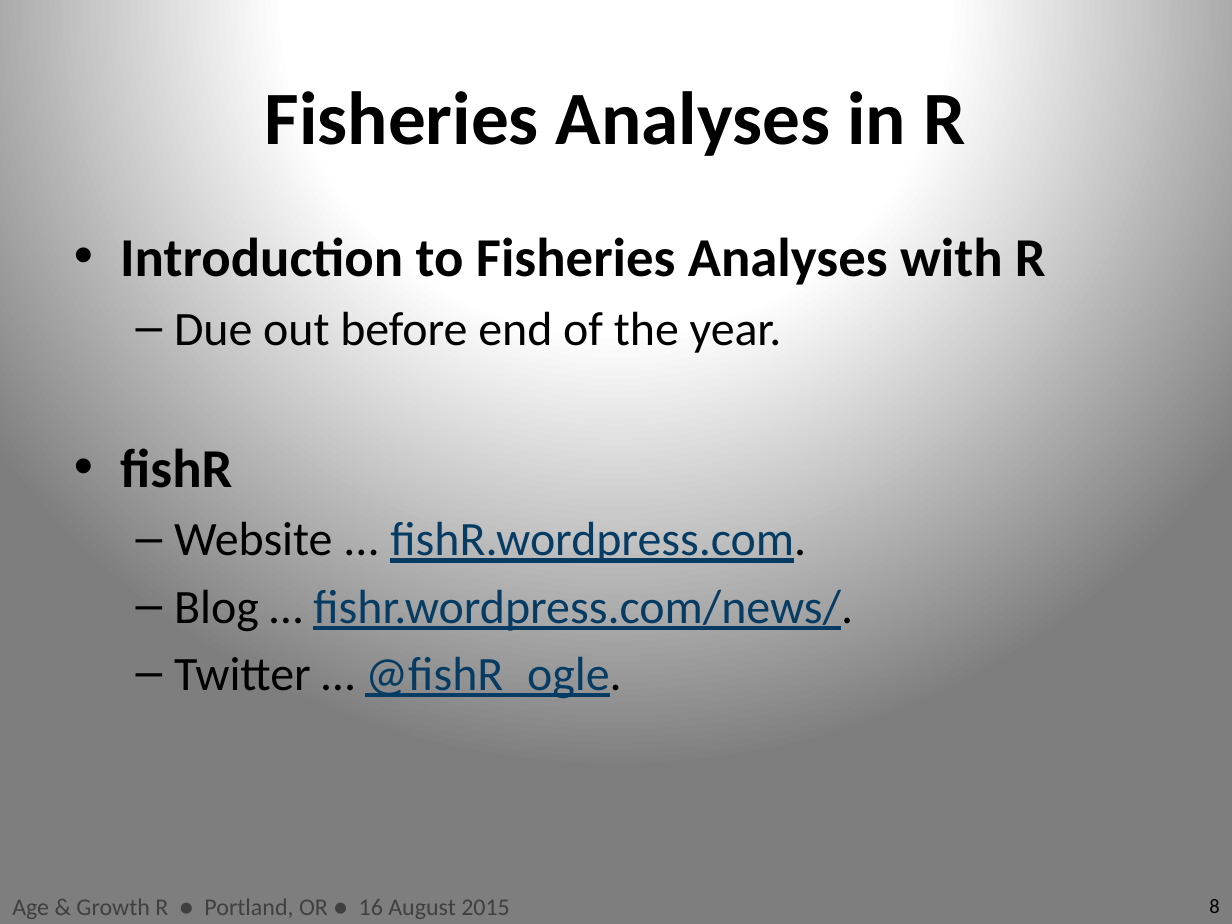
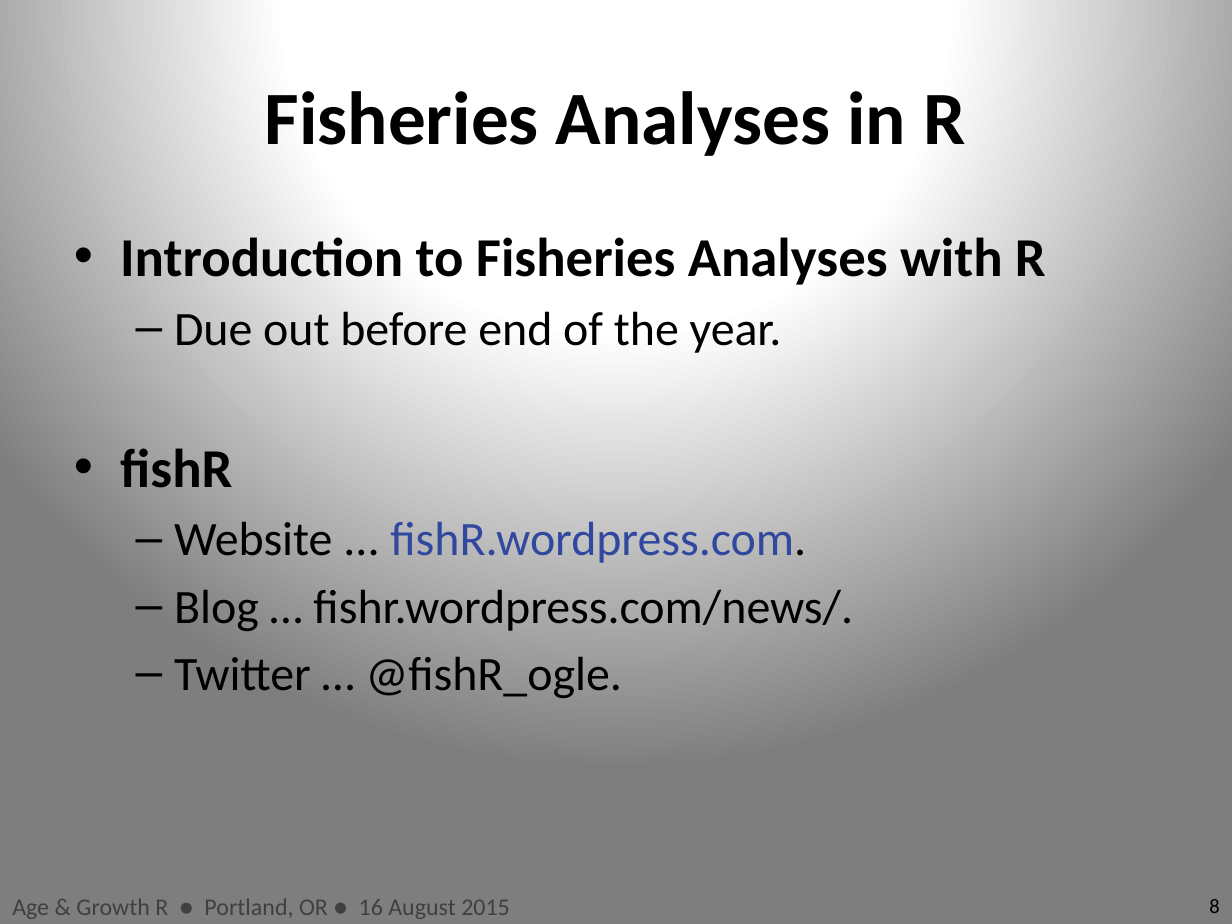
Before and after one commit to droglenc/AFSPortland2015, a slide deck: slide 8 of Slides/00_Introduction.pptx. Drawn at 1232x924 pixels with LibreOffice and Linux fonts; fonts in the diff are those of the drawing. Boxes give left, top, right and bottom in pixels: in the first picture for what was removed or moved away, otherwise in the second. Text is boxed around its words. In the diff, an @@ line names an element or a change of style, - is before the commit and + after.

```diff
--- a/Slides/00_Introduction.pptx
+++ b/Slides/00_Introduction.pptx
@@ text at (174,522,853,698): text colour #063C64 to #31489F in "fishR.wordpress.com."; underline off in "fishR.wordpress.com.", "fishr.wordpress.com/news/.", "@fishR_ogle."; text colour #063C64 to #000000 in "fishr.wordpress.com/news/.", "@fishR_ogle." @@
```
Also in this commit, not shown: 2 slides added, 2 other files.
